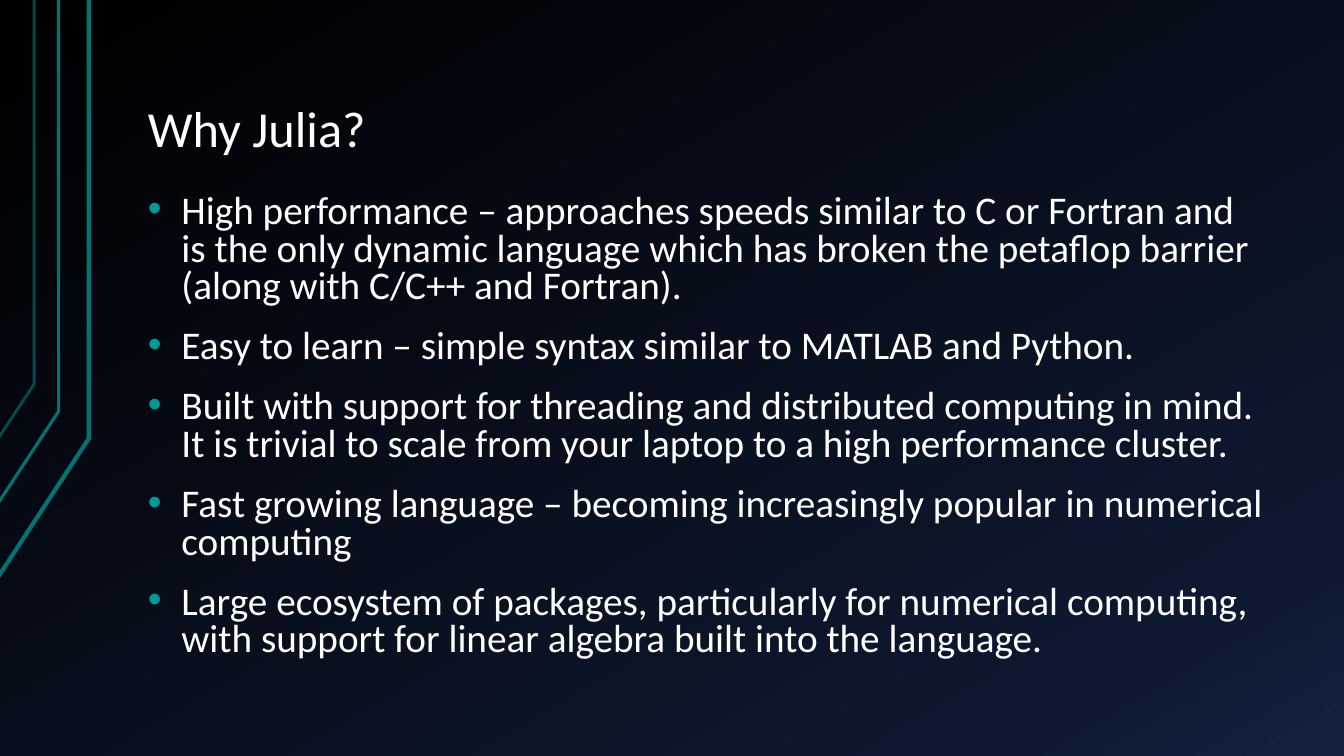
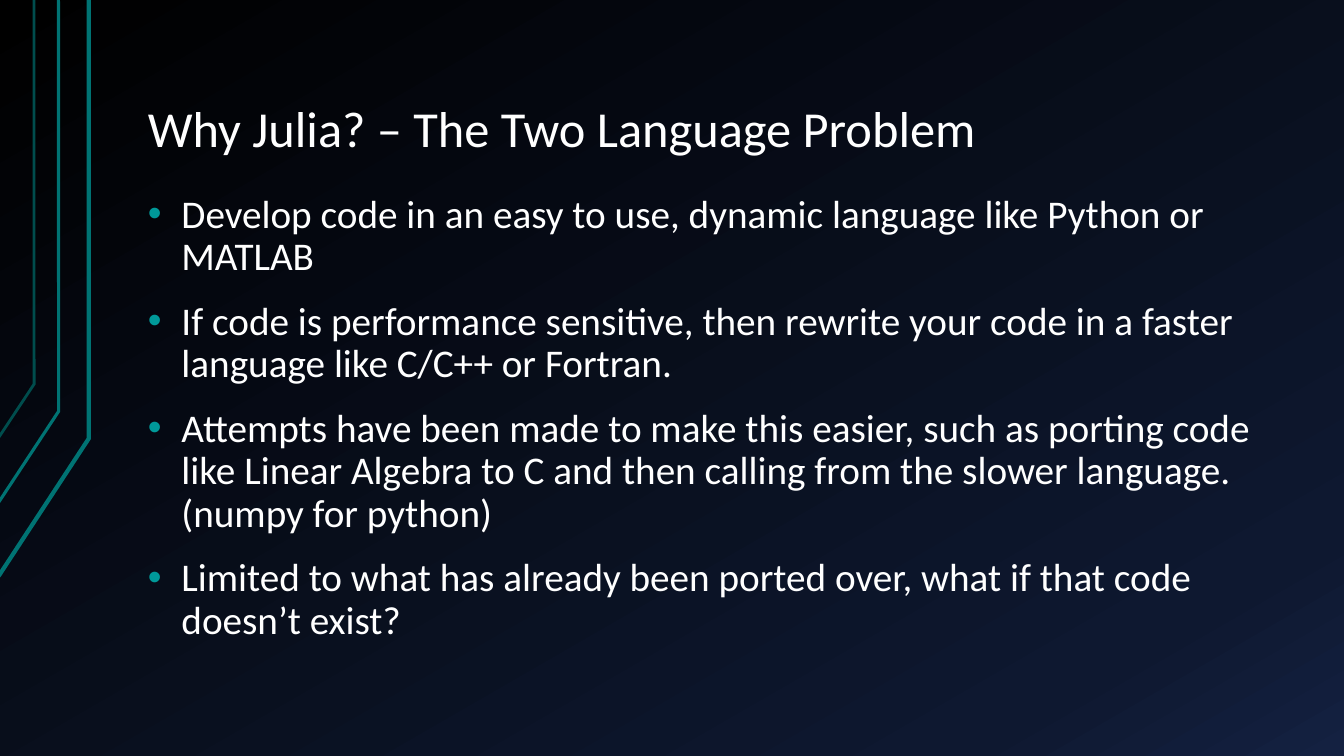
Before and after one commit to JamieMair/intro-to-julia-talk, a slide deck: slide 4 of Introduction to Julia.pptx. Drawn at 1344x756 pixels with LibreOffice and Linux fonts; fonts in the diff are those of the drawing. Boxes give left, top, right and bottom in pixels: in the first picture for what was removed or moved away, otherwise in the second. Text is boxed around its words. In the diff, an @@ line names an element or a change of style, - is before the commit and + after.

```diff
--- a/Introduction to Julia.pptx
+++ b/Introduction to Julia.pptx
@@ title at (148,112,976,156): text changed @@
-Why Julia?
+Why Julia? – The Two Language Problem
@@ text at (181,200,1250,635): text changed @@
-• High performance – approaches speeds similar to C or Fortran and is the only dynamic language which has broken the petaflop barrier (along with C/C++ and Fortran).
-• Easy to learn – simple syntax similar to MATLAB and Python.
-• Built with support for threading and distributed computing in mind. It is trivial to scale from your laptop to a high performance cluster.
-• Fast growing language – becoming increasingly popular in numerical computing
-• Large ecosystem of packages, particularly for numerical computing, with support for linear algebra built into the language.
+• Develop code in an easy to use, dynamic language like Python or MATLAB
+• If code is performance sensitive, then rewrite your code in a faster language like C/C++ or Fortran.
+• Attempts have been made to make this easier, such as porting code like Linear Algebra to C and then calling from the slower language. (numpy for python)
+• Limited to what has already been ported over, what if that code doesn’t exist?
```
Also in this commit, not shown: 5 other slides changed, 4 slides added, 2 slides removed.
